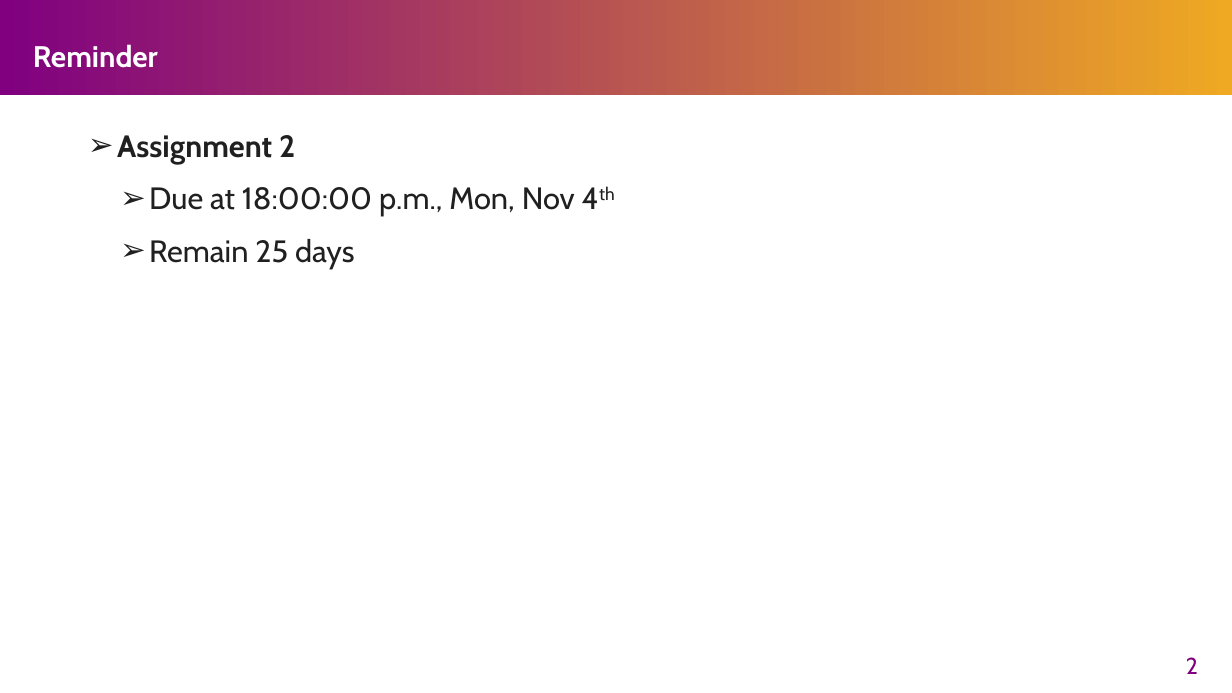
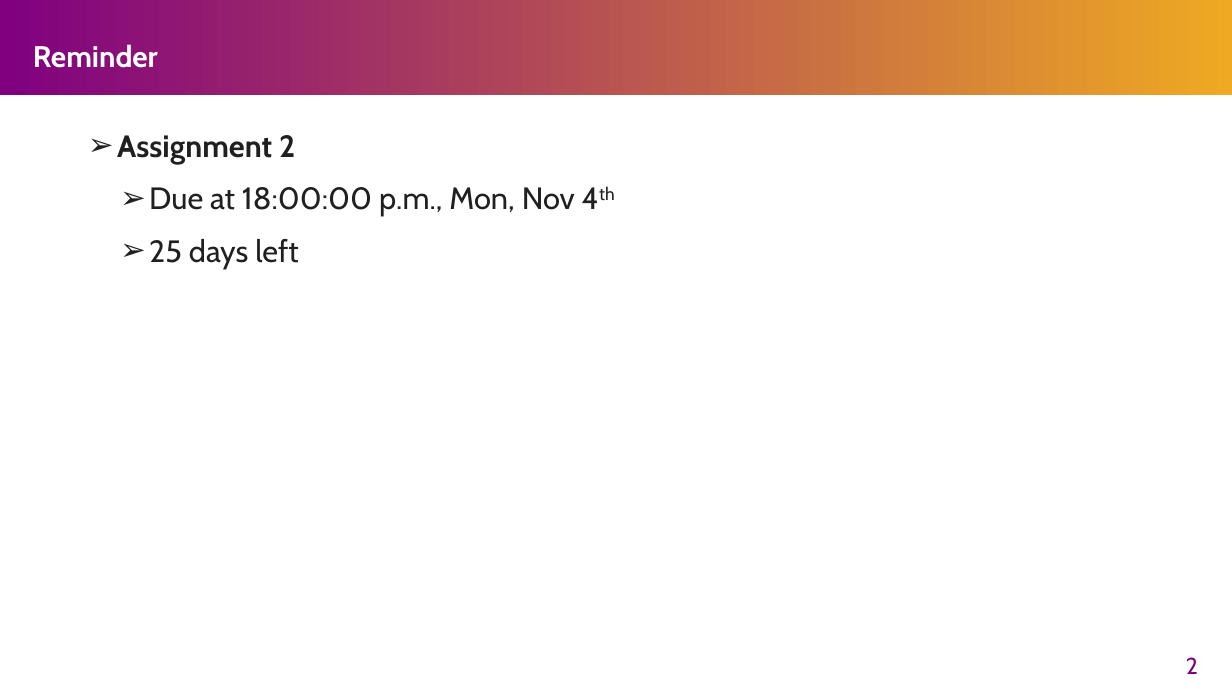
Before and after one commit to henryhxu/CSCI3150, a slide deck: slide 2 of tutorial/T06/tut06.pptx. Drawn at 1232x693 pixels with LibreOffice and Linux fonts; fonts in the diff are those of the drawing. Boxes give left, top, right and bottom in pixels: in the first picture for what was removed or moved away, otherwise in the second. Text is boxed around its words. In the diff, an @@ line names an element or a change of style, - is before the commit and + after.

```diff
--- a/tutorial/T06/tut06.pptx
+++ b/tutorial/T06/tut06.pptx
@@ text at bbox=[149, 239, 298, 269]: text changed @@
-  ➢ Remain 25 days
+  ➢ 25 days left
```
Also in this commit, not shown: 12 other slides changed, 2 slides added, 2 other files.
